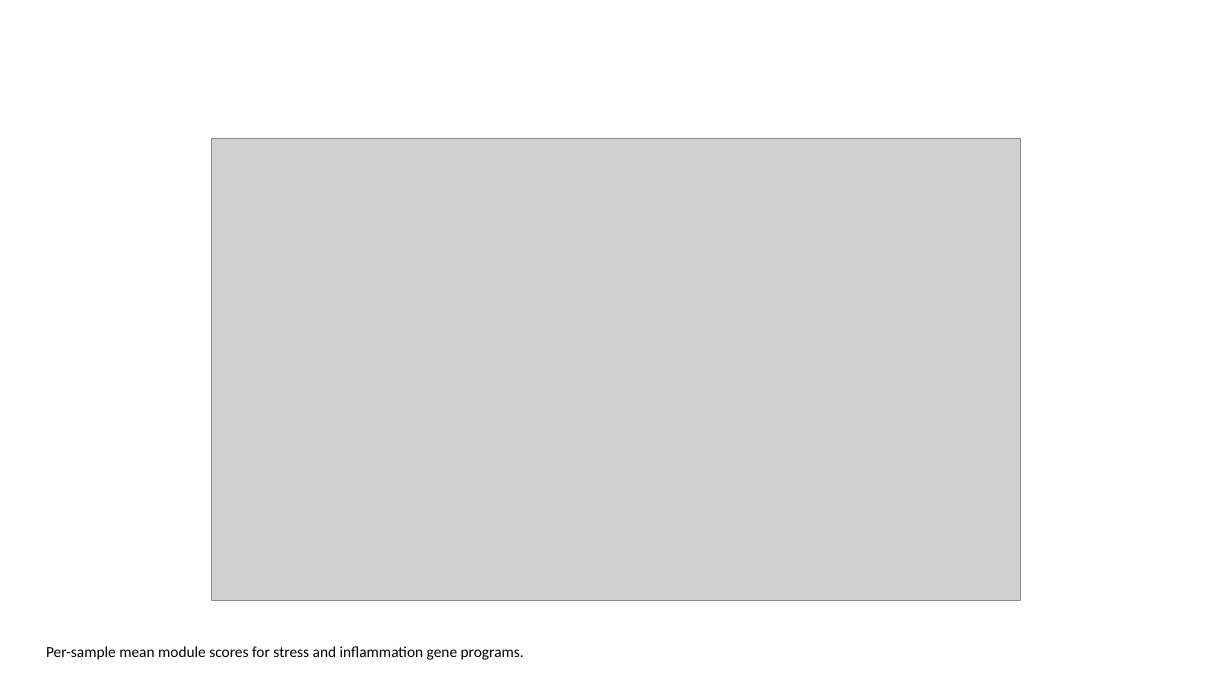
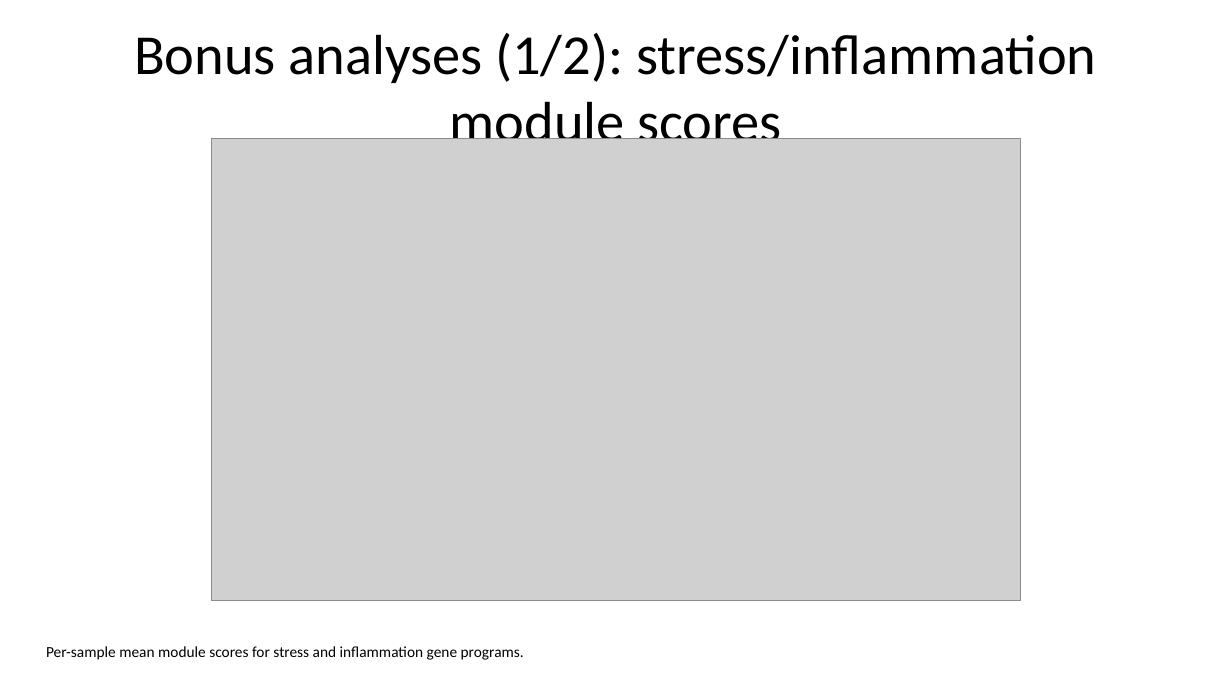
Before and after one commit to MegatronJeremy/ANOA-ANO, a slide deck: slide 11 of results/slides/GI_nanoplastic.pptx. Drawn at 1232x693 pixels with LibreOffice and Linux fonts; fonts in the diff are those of the drawing; grey boxes stand for pictures. Boxes give left, top, right and bottom in pixels: in the first picture for what was removed or moved away, otherwise in the second. Text is boxed around its words. In the diff, an @@ line names an element or a change of style, - is before the commit and + after.

```diff
--- a/results/slides/GI_nanoplastic.pptx
+++ b/results/slides/GI_nanoplastic.pptx
@@ title added at <box>134,33,1096,155</box>, 44 pt, text #000000 @@
+Bonus analyses (1/2): stress/inflammation module scores
```
Also in this commit, not shown: 7 other slides changed, 5 slides added, 5 slides removed, 1 other file.
